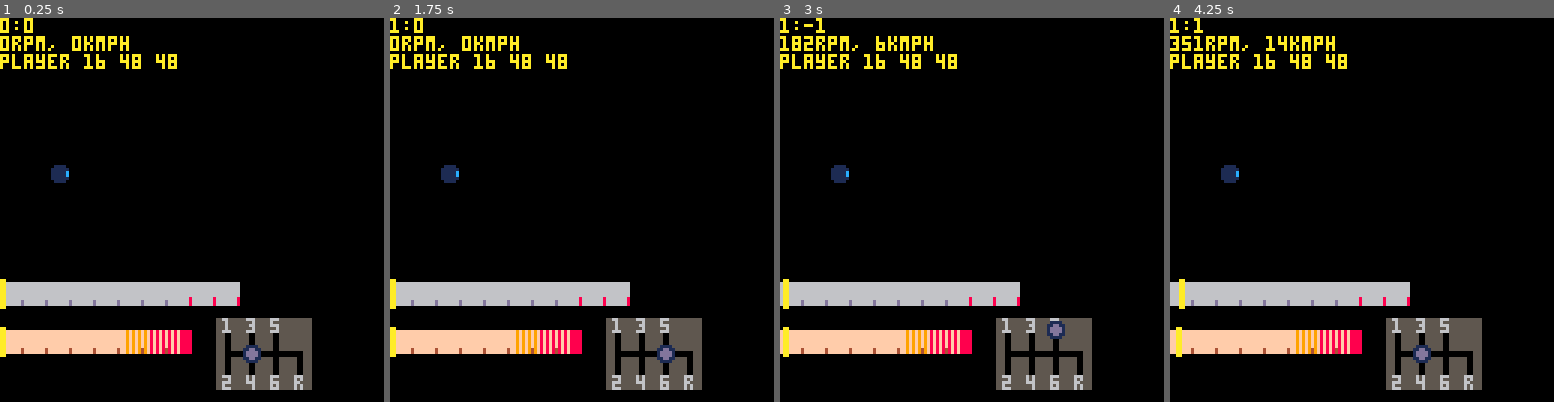
Above: before the commit, frames 1-4 (left to right).
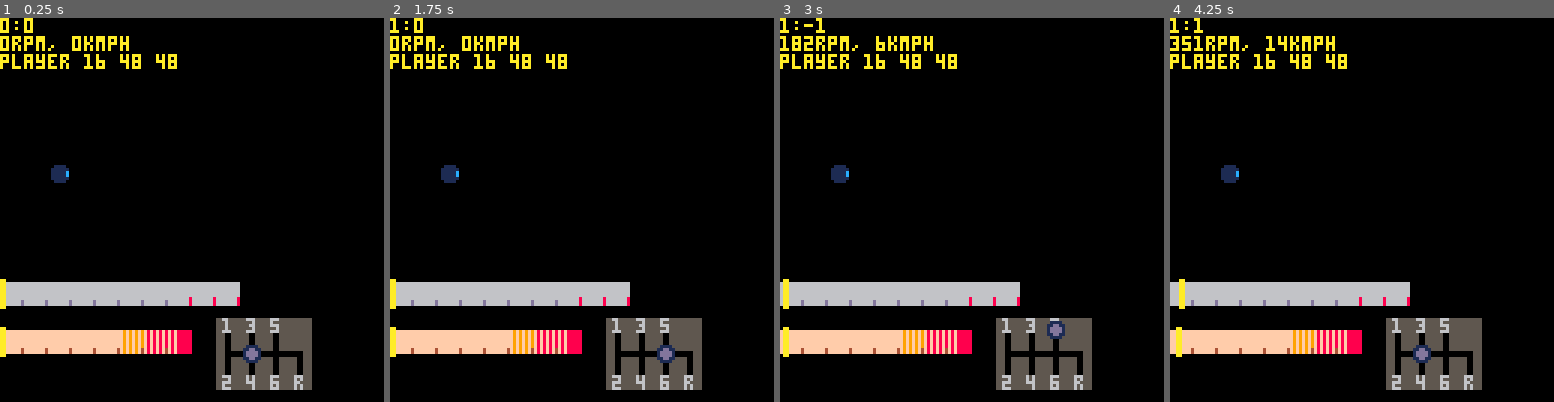
Above: after the commit, the same moments.

Repository: VedVid/PICOdrag
Game: PICO-8 cartridge picodrag.p8
Same seed, same stepped clock (60 frames per second), same inputs: the game is played once before the commit and once after it.
Inputs:
- Up to frame 1 (0.25 s): no input
- Up to frame 2 (1.75 s): hold Right from 1.6 s (still down)
- Up to frame 3 (3 s): release Right at 2.1 s; hold Up 2.15-2.42 s; hold Right from 2.47 s (still down)
- Up to frame 4 (4.25 s): release Right at 3.03 s; hold Left 3.08-3.58 s; hold Down 3.63-3.97 s; hold Right from 4.02 s (still down)

The runs differ from the first frame. In frame 1, 0.9% of the frame differs, in the area x 32-47%, y 81-88%; in frame 2, 0.9%; in frame 3, 0.9%; in frame 4, 0.9%.

Commit message:
Tachometer polished

Diff:
--- a/picodrag.p8
+++ b/picodrag.p8
@@ -601,14 +601,14 @@
 007007006666666666666668000000005555555555500555555005555550055500000000011dd110000000006666666600000000000000000000000000000000
 000000006666666d6666666800000000555555555550055555500555555005550000000000111100000000006666666600000000000000000000000000000000
 000000006666666d6666666800000000555555555550055555500555555005550000000000000000000000008888888800000000000000000000000000000000
-00000000ffffffffff9f9f9f9f8f8f8f8f8f88885550055555500555555005555555555500000000000000000000000000000000000000000000000000000000
-00000000ffffffffff9f9f9f9f8f8f8f8f8f88885550055555500555555005555555555500000000000000000000000000000000000000000000000000000000
-00000000ffffffffff9f9f9f9f8f8f8f8f8f88885550055555500555555005555555555500000000000000000000000000000000000000000000000000000000
-00000000ffffffffff9f9f9f9f8f8f8f8f8f88885550000000000000000005550000055500000000000000000000000000000000000000000000000000000000
-00000000ffffffffff9f9f9f9f8f8f8f8f8f88885550000000000000000005550000055500000000000000000000000000000000000000000000000000000000
-00000000ffffffffff9f9f9f9f8f8f8f8f8f88885550055555500555555005555550055500000000000000000000000000000000000000000000000000000000
-00000000fffffff4ff9f9f949f8f8f848f8f88885550055555500555555005555550055500000000000000000000000000000000000000000000000000000000
-00000000fffffff4ff9f9f949f8f8f848f8f88885550055555500555555005555550055500000000000000000000000000000000000000000000000000000000
+00000000fffffffff9f9f9f9f8f8f8f8f8f888885550055555500555555005555555555500000000000000000000000000000000000000000000000000000000
+00000000fffffffff9f9f9f9f8f8f8f8f8f888885550055555500555555005555555555500000000000000000000000000000000000000000000000000000000
+00000000fffffffff9f9f9f9f8f8f8f8f8f888885550055555500555555005555555555500000000000000000000000000000000000000000000000000000000
+00000000fffffffff9f9f9f9f8f8f8f8f8f888885550000000000000000005550000055500000000000000000000000000000000000000000000000000000000
+00000000fffffffff9f9f9f9f8f8f8f8f8f888885550000000000000000005550000055500000000000000000000000000000000000000000000000000000000
+00000000fffffffff9f9f9f9f8f8f8f8f8f888885550055555500555555005555550055500000000000000000000000000000000000000000000000000000000
+00000000fffffff4f9f9f9f4f8f8f8f4f8f888885550055555500555555005555550055500000000000000000000000000000000000000000000000000000000
+00000000fffffff4f9f9f9f4f8f8f8f4f8f888885550055555500555555005555550055500000000000000000000000000000000000000000000000000000000
 00000000000000000000000000000000000000005550055555500555555005555550055500000000000000000000000000000000000000000000000000000000
 00000000000000000000000000000000000000005550055555500555555005555550055500000000000000000000000000000000000000000000000000000000
 00000000000000000000000000000000000000005550055555500555555005555550055500000000000000000000000000000000000000000000000000000000
